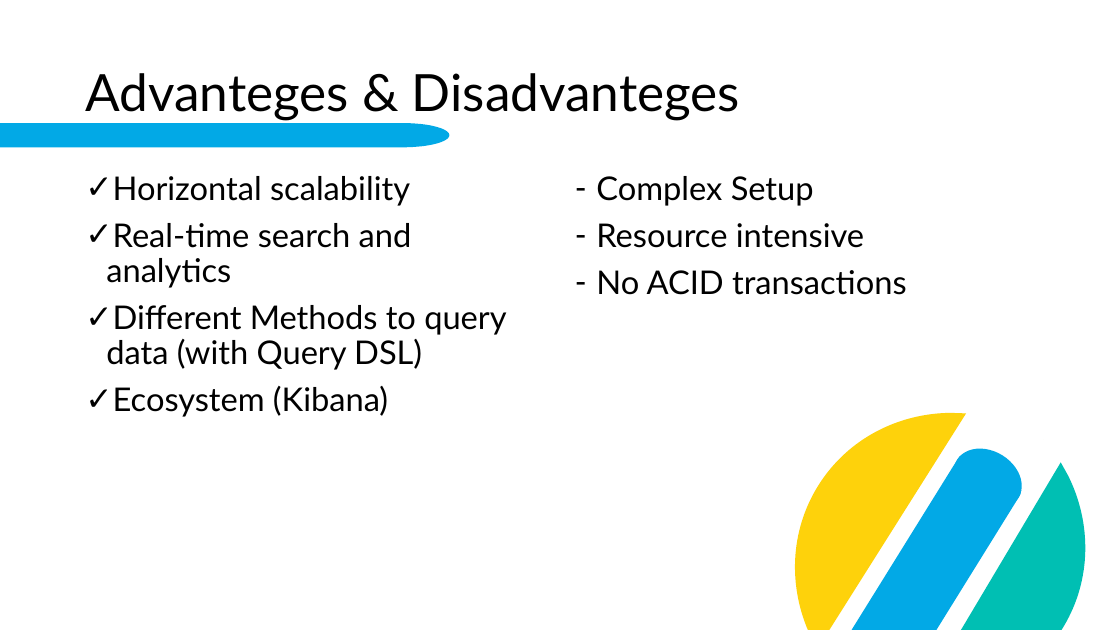
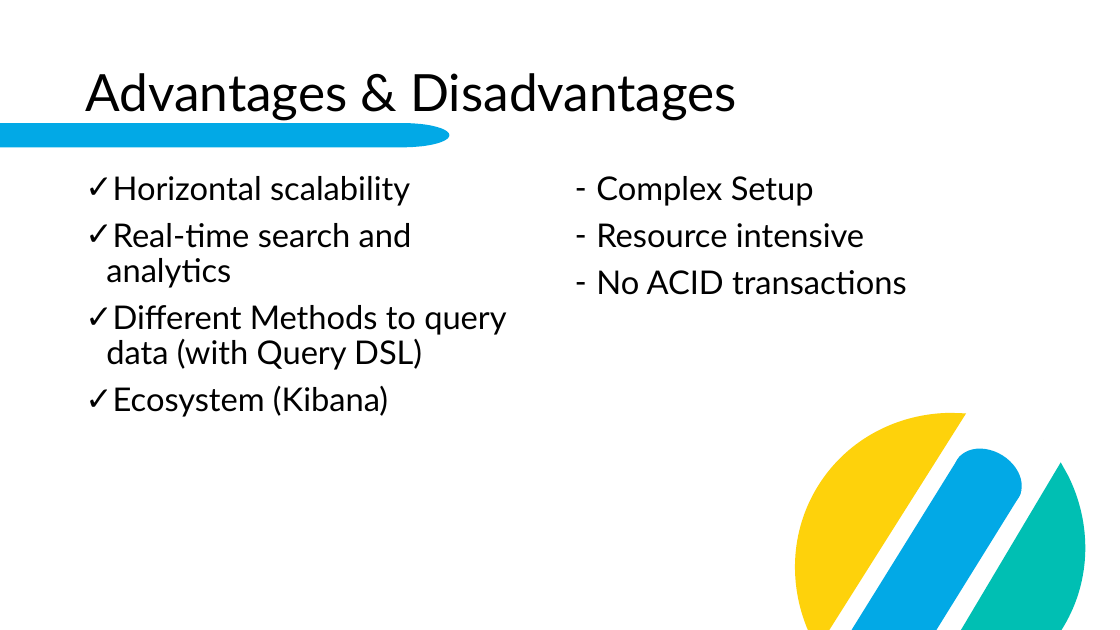
Before and after one commit to fabi2k03/dab_elasticsearch_paper, a slide deck: slide 14 of Elasticsearch.pptx. Drawn at 1120x630 pixels with LibreOffice and Linux fonts; fonts in the diff are those of the drawing; background and template pictures are left out. Boxes give left, top, right and bottom in pixels: in the first picture for what was removed or moved away, otherwise in the second. Text is boxed around its words. In the diff, an @@ line names an element or a change of style, - is before the commit and + after.

Commit message:
fixed more typos

```diff
--- a/Elasticsearch.pptx
+++ b/Elasticsearch.pptx
@@ title at (x1=85, y1=73, x2=737, y2=120): text changed @@
-Advanteges & Disadvanteges
+Advantages & Disadvantages
```
Also in this commit, not shown: 2 other slides changed.
